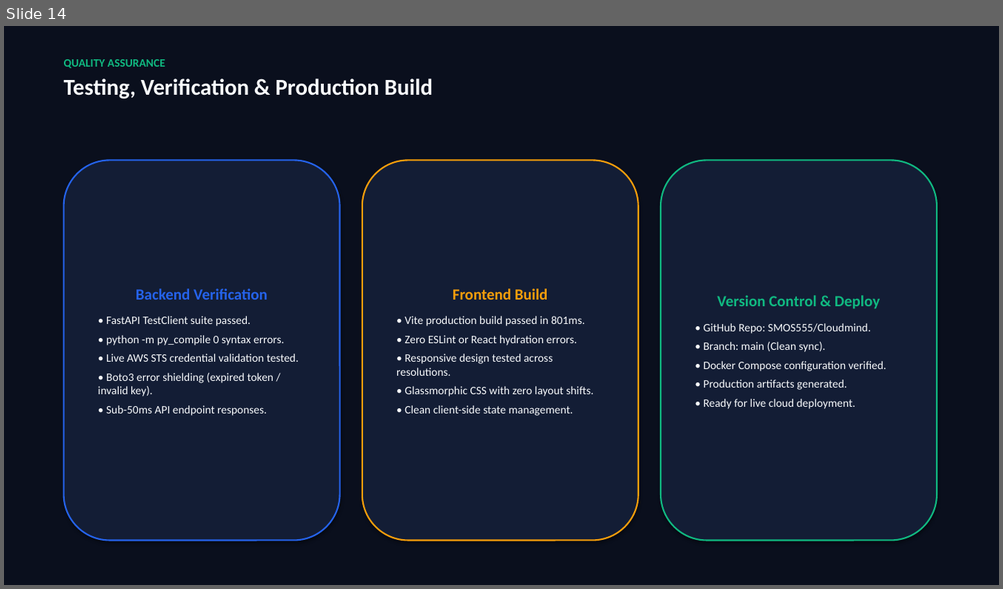
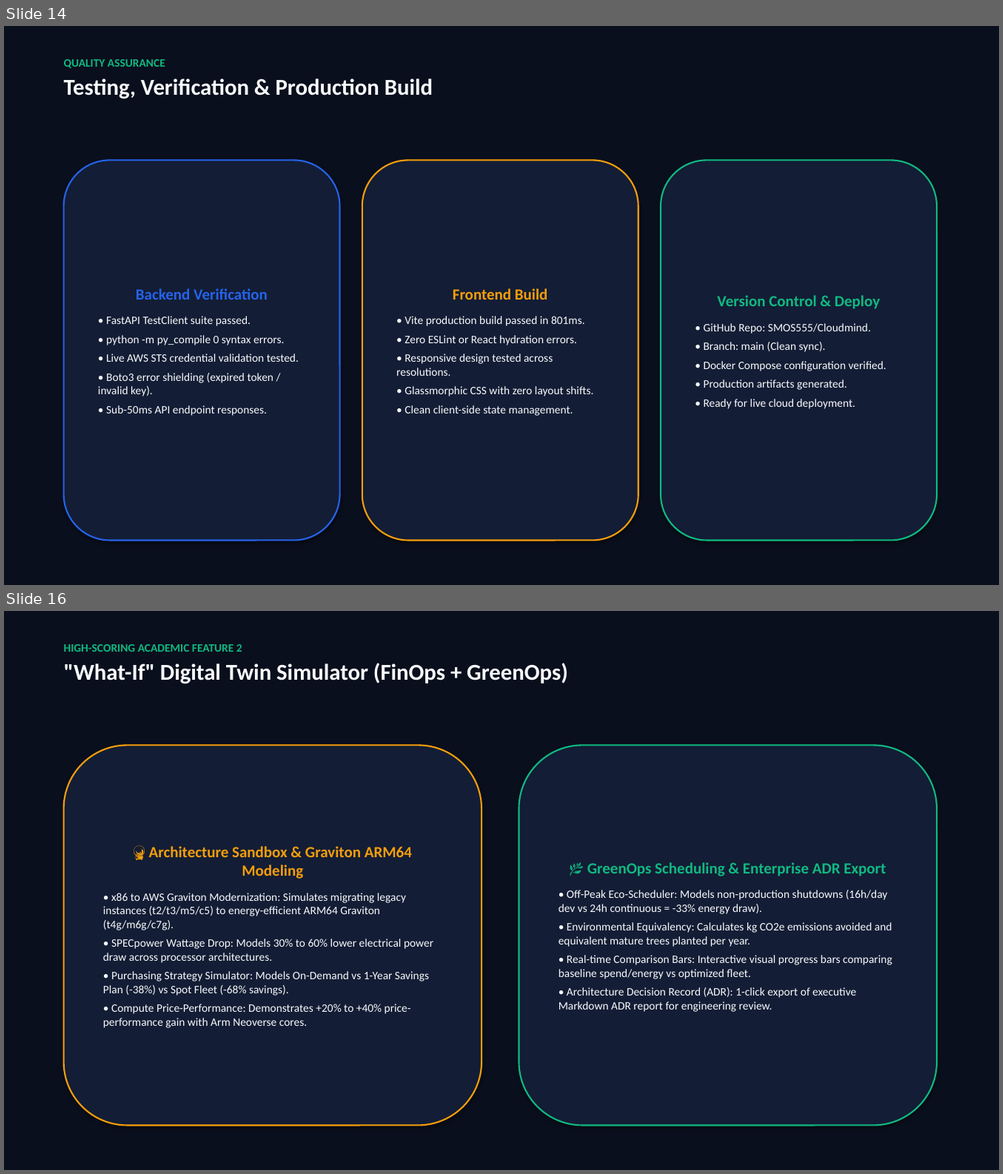
Before and after one commit to SMOS555/Cloudmind, a slide deck: CloudMind_AI_Project_Presentation.pptx. Shown one above the other, each under a label of ours: slide 14 before the commit, slides 14 and 16 after it; the slides between them are not shown. The pictures are 1003x589 and 1003x1174 pixels, drawn with LibreOffice and Linux fonts; fonts in the diff are those of the drawing. Boxes give left, top, right and bottom in pixels: in the first picture for what was removed or moved away, otherwise in the second. Text is boxed around its words. In the diff, an @@ line names an element or a change of style, - is before the commit and + after.

Commit message:
Add Feature 1: Self-Healing Cloud Auto-Remediation & Feature 2: What-If Digital Twin Simulator with updated PDF and PPTX

```diff
--- a/CloudMind_AI_Project_Presentation.pptx
+++ b/CloudMind_AI_Project_Presentation.pptx
@@ slide 16 added at (4,611,999,1170), background #0A0F1D @@
@@ text added at (64,644,568,684), 22 pt, text #F8FAFC, bold @@
+HIGH-SCORING ACADEMIC FEATURE 2
+"What-If" Digital Twin Simulator (FinOps + GreenOps)
@@ rounded rectangle added at (64,745,481,1126), fill #131D35, outline #F59E0B 1.5 pt, 11 pt, text #F8FAFC @@
+🔮 Architecture Sandbox & Graviton ARM64 Modeling
+• x86 to AWS Graviton Modernization: Simulates migrating legacy instances (t2/t3/m5/c5) to energy-efficient ARM64 Graviton (t4g/m6g/c7g).
+• SPECpower Wattage Drop: Models 30% to 60% lower electrical power draw across processor architectures.
+• Purchasing Strategy Simulator: Models On-Demand vs 1-Year Savings Plan (-38%) vs Spot Fleet (-68% savings).
+• Compute Price-Performance: Demonstrates +20% to +40% price-performance gain with Arm Neoverse cores.
@@ rounded rectangle added at (519,745,936,1126), fill #131D35, outline #10B981 1.5 pt, 11 pt, text #F8FAFC @@
+🌿 GreenOps Scheduling & Enterprise ADR Export
+• Off-Peak Eco-Scheduler: Models non-production shutdowns (16h/day dev vs 24h continuous = -33% energy draw).
+• Environmental Equivalency: Calculates kg CO2e emissions avoided and equivalent mature trees planted per year.
+• Real-time Comparison Bars: Interactive visual progress bars comparing baseline spend/energy vs optimized fleet.
+• Architecture Decision Record (ADR): 1-click export of executive Markdown ADR report for engineering review.
```
Also in this commit, not shown: 2 slides changed, 1 other slide added, 12 other files.
